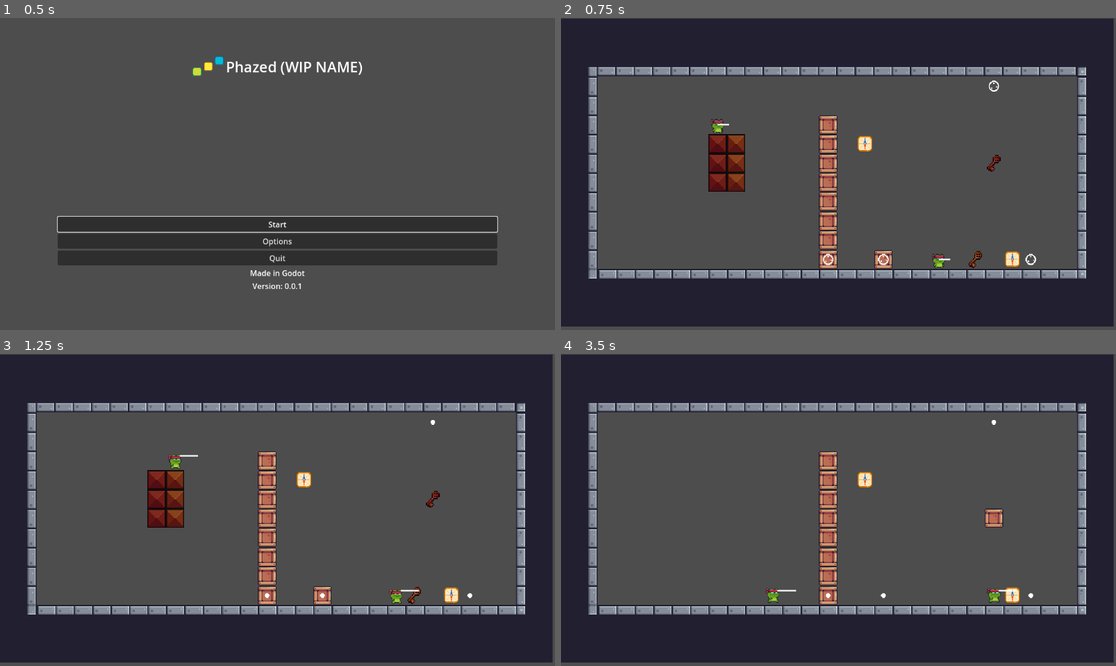
Above: before the commit, frames 1-4 (two rows, left to right).
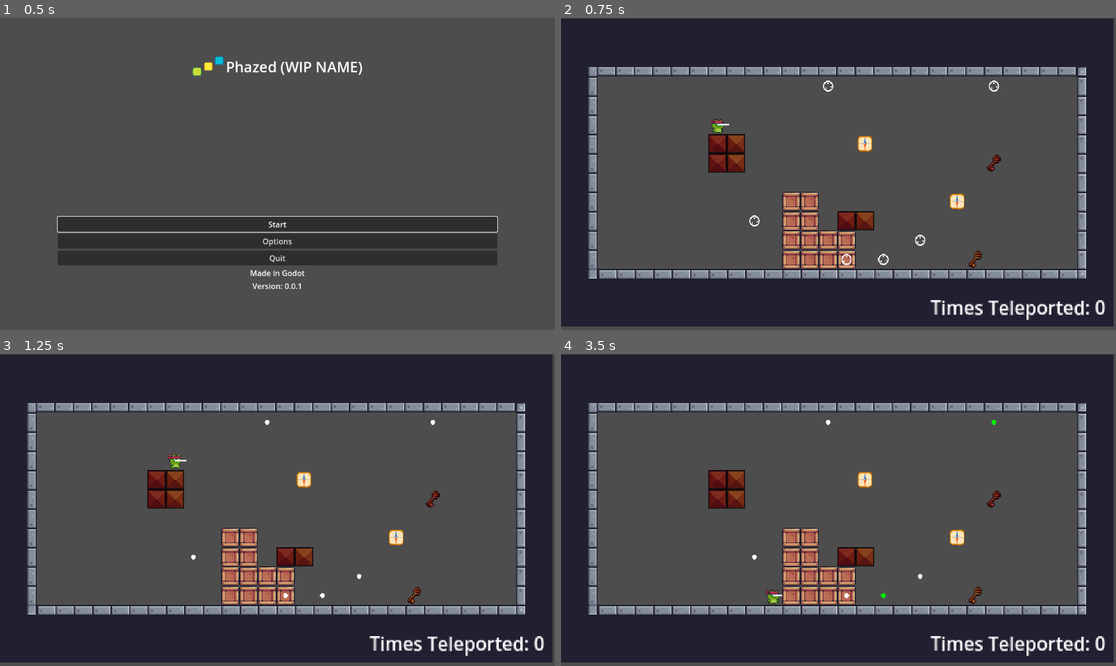
Above: after the commit, the same moments.

Repository: DoubleTrio/phazed
Game: Godot game, scene res://Scenes/Menu/main_menu.tscn
The game is run twice, just before and just after one commit, with the same random seed, the same clock (stepped at 60 frames per second) and the same inputs.
Inputs (mouse positions are in pixels of both pictures, inside the frame that each line leads up to):
- Up to frame 1 (0.5 s): no input
- Up to frame 2 (0.75 s): click "Start" at 0.5 s
- Up to frame 3 (1.25 s): no input
- Up to frame 4 (3.5 s): move the mouse to (827, 594) at 1.27 s; hold Right (right) 1.28-2.03 s; click (827, 594) at 1.42 s; move the mouse to (993, 422) at 2.02 s; hold Down (down) 2.03-2.78 s; click (993, 422) at 2.17 s; move the mouse to (882, 594) at 2.77 s; hold Right (right) from 2.78 s (still down); click (882, 594) at 2.92 s

Frame 1 is identical in both runs. In frame 2, 5.4% of the frame differs, in the area x 26-99%, y 20-97%; in frame 3, 5.4%; in frame 4, 6.0%, in the area x 26-99%, y 21-97%.

Commit message:
box pushing, teleporters work on fall

Diff:
--- a/Scenes/Entities/teleporter.tscn
+++ b/Scenes/Entities/teleporter.tscn
@@ -1,10 +1,13 @@
-[gd_scene load_steps=19 format=3 uid="uid://dp43g47q8jjmd"]
+[gd_scene load_steps=22 format=3 uid="uid://dp43g47q8jjmd"]
 
 [ext_resource type="Texture2D" uid="uid://8hq6lban1nqq" path="res://Assets/Free 2/Items/Fruits/Collected.png" id="1_6auhy"]
 [ext_resource type="Script" path="res://Scripts/Entities/teleporter.gd" id="1_mib8y"]
 [ext_resource type="Script" path="res://Scripts/Components/click_component.gd" id="3_q6643"]
 [ext_resource type="Script" path="res://Scripts/Components/toggle_component.gd" id="4_5g4cl"]
 [ext_resource type="Script" path="res://Scripts/Components/detect_area_component.gd" id="5_qgmpp"]
+[ext_resource type="Script" path="res://Scripts/Components/trigger_component.gd" id="6_katcj"]
+[ext_resource type="Script" path="res://Scripts/Events/EntityEvent/entity_event.gd" id="7_bcu6e"]
+[ext_resource type="Resource" uid="uid://bh45cwx6c0tgs" path="res://Scripts/Events/EntityEvent/Resources/check_teleporters_event.tres" id="8_katxu"]
 
 [sub_resource type="CircleShape2D" id="CircleShape2D_5ewn6"]
 radius = 7.07107
@@ -121,3 +124,8 @@
 [node name="DetectAreaComponent" type="Node" parent="." node_paths=PackedStringArray("entity")]
 script = ExtResource("5_qgmpp")
 entity = NodePath("..")
+
+[node name="TriggerComponent" type="Node" parent="."]
+script = ExtResource("6_katcj")
+trigger_scripts = Array[ExtResource("7_bcu6e")]([ExtResource("8_katxu")])
+count = 1
--- a/Scenes/Levels/level1.tscn
+++ b/Scenes/Levels/level1.tscn
@@ -251,7 +251,7 @@
 position = Vector2(159, 31)
 
 [node name="teleporter" parent="LevelScene/TeleportManager" instance=ExtResource("3_8ccsu")]
-position = Vector2(-176, 48)
+position = Vector2(-240, 16)
 
 [node name="teleporter2" parent="LevelScene/TeleportManager" instance=ExtResource("3_8ccsu")]
 position = Vector2(-32, -96)
@@ -260,43 +260,58 @@
 position = Vector2(-128, 48)
 
 [node name="teleporter4" parent="LevelScene/TeleportManager" instance=ExtResource("3_8ccsu")]
-position = Vector2(0, 48)
+position = Vector2(-96, 32)
+
+[node name="teleporter5" parent="LevelScene/TeleportManager" instance=ExtResource("3_8ccsu")]
+position = Vector2(-160, 48)
+
+[node name="teleporter6" parent="LevelScene/TeleportManager" instance=ExtResource("3_8ccsu")]
+position = Vector2(-176, -96)
+
+[node name="teleporter7" parent="LevelScene/TeleportManager" instance=ExtResource("3_8ccsu")]
+position = Vector2(-192, -224)
 
 [node name="Entities" type="Node2D" parent="LevelScene"]
 position = Vector2(159, 31)
 
+[node name="Box14" parent="LevelScene/Entities" instance=ExtResource("8_qr4iq")]
+position = Vector2(-160, 32)
+
+[node name="Box15" parent="LevelScene/Entities" instance=ExtResource("8_qr4iq")]
+position = Vector2(-160, 48)
+
+[node name="Box16" parent="LevelScene/Entities" instance=ExtResource("8_qr4iq")]
+position = Vector2(-176, 32)
+
+[node name="Box17" parent="LevelScene/Entities" instance=ExtResource("8_qr4iq")]
+position = Vector2(-176, 48)
+
 [node name="Character3" parent="LevelScene/Entities" instance=ExtResource("1_s7weo")]
 position = Vector2(-272, -64)
 
-[node name="Character" parent="LevelScene/Entities" instance=ExtResource("1_s7weo")]
-position = Vector2(-80, 48)
-
-[node name="Box" parent="LevelScene/Entities" instance=ExtResource("8_qr4iq")]
-position = Vector2(-176, 48)
-
-[node name="Box3" parent="LevelScene/Entities" instance=ExtResource("8_qr4iq")]
-position = Vector2(-176, 32)
-
-[node name="Box2" parent="LevelScene/Entities" instance=ExtResource("8_qr4iq")]
-position = Vector2(-176, 16)
+[node name="Box10" parent="LevelScene/Entities" instance=ExtResource("8_qr4iq")]
+position = Vector2(-192, 0)
+
+[node name="Box11" parent="LevelScene/Entities" instance=ExtResource("8_qr4iq")]
+position = Vector2(-192, 16)
+
+[node name="Box12" parent="LevelScene/Entities" instance=ExtResource("8_qr4iq")]
+position = Vector2(-208, 0)
+
+[node name="Box13" parent="LevelScene/Entities" instance=ExtResource("8_qr4iq")]
+position = Vector2(-208, 16)
 
 [node name="Box7" parent="LevelScene/Entities" instance=ExtResource("8_qr4iq")]
-position = Vector2(-176, 0)
+position = Vector2(-192, 32)
+
+[node name="Box6" parent="LevelScene/Entities" instance=ExtResource("8_qr4iq")]
+position = Vector2(-192, 48)
 
 [node name="Box8" parent="LevelScene/Entities" instance=ExtResource("8_qr4iq")]
-position = Vector2(-176, -32)
+position = Vector2(-208, 32)
 
 [node name="Box9" parent="LevelScene/Entities" instance=ExtResource("8_qr4iq")]
-position = Vector2(-176, -16)
-
-[node name="Box4" parent="LevelScene/Entities" instance=ExtResource("8_qr4iq")]
-position = Vector2(-128, 48)
-
-[node name="Box5" parent="LevelScene/Entities" instance=ExtResource("8_qr4iq")]
-position = Vector2(-176, -48)
-
-[node name="Box6" parent="LevelScene/Entities" instance=ExtResource("8_qr4iq")]
-position = Vector2(-176, -64)
+position = Vector2(-208, 48)
 
 [node name="Key2" parent="LevelScene/Entities" instance=ExtResource("10_8sy27")]
 position = Vector2(-48, 48)
@@ -314,7 +329,7 @@
 position = Vector2(-144, -48)
 
 [node name="GravitySwitch" parent="LevelScene/Temporary (Remove Later)" instance=ExtResource("15_m5s3y")]
-position = Vector2(-16, 48)
+position = Vector2(-64, 0)
 
 [node name="Battery" parent="LevelScene/Temporary (Remove Later)" instance=ExtResource("5_olpbs")]
 position = Vector2(112, 32)
@@ -330,7 +345,7 @@
 color_code = ExtResource("15_237pv")
 
 [node name="LockBlock5" parent="LevelScene/Blocks" instance=ExtResource("14_jgmc3")]
-position = Vector2(-97, 15)
+position = Vector2(15, 47)
 color_code = ExtResource("15_237pv")
 
 [node name="LockBlock6" parent="LevelScene/Blocks" instance=ExtResource("14_jgmc3")]
@@ -342,7 +357,7 @@
 color_code = ExtResource("11_vyrdb")
 
 [node name="LockBlock3" parent="LevelScene/Blocks" instance=ExtResource("14_jgmc3")]
-position = Vector2(-113, 15)
+position = Vector2(-1, 47)
 color_code = ExtResource("11_vyrdb")
 
 [node name="LockBlock2" parent="LevelScene/Blocks" instance=ExtResource("14_jgmc3")]
@@ -358,10 +373,10 @@
 
 [node name="StatsHud" parent="UI" instance=ExtResource("11_7krl3")]
 layout_mode = 1
-offset_left = 20.0
-offset_top = 104.0
-offset_right = 20.0
-offset_bottom = 104.0
+offset_left = -32.0
+offset_top = -48.0
+offset_right = -32.0
+offset_bottom = -48.0
 script = ExtResource("11_6dsmp")
 
 [node name="EndScreen" parent="UI" instance=ExtResource("2_ve6if")]
--- a/Scripts/Entities/character.gd
+++ b/Scripts/Entities/character.gd
@@ -1,4 +1,6 @@
 extends Entity
+
+class_name Character
 
 @export var tint_color: Color = Color.WHITE
 @onready var sprite: AnimatedSprite2D = $AnimatedSprite2D
--- a/Scripts/Events/EntityEvent/Resources/fall_event.tres
+++ /dev/null
@@ -1,8 +0,0 @@
-[gd_resource type="Resource" load_steps=2 format=3 uid="uid://dpdb6fk3jf2tu"]
-
-[ext_resource type="Script" path="res://Scripts/Events/EntityEvent/fall_event.gd" id="1_mwg0d"]
-
-[resource]
-script = ExtResource("1_mwg0d")
-fall_speed = 30.0
-priority = 1.0
--- a/Scripts/Events/EntityEvent/collect_key_event.gd
+++ b/Scripts/Events/EntityEvent/collect_key_event.gd
@@ -1,6 +1,7 @@
 extends EntityEvent
 
 func apply(owner: Entity, context: LevelContext):
+	print("TODO for KEY: Change the collider parameter so that only player can collect?")
 	if (owner.contains_component("IDComponent")):
 		LevelScene.instance.remove_entity(owner)
 		var id_component: IDComponent = owner.get_component("IDComponent") as IDComponent
--- a/Scripts/Events/EntityEvent/fall_event.gd
+++ /dev/null
@@ -1,40 +0,0 @@
-extends EntityEvent
-
-@export var fall_speed: float = 1.5;
-
-func apply(owner: Entity, context: LevelContext):
-
-	var gravity: Vector2 = LevelScene.instance.gravity
-	var grid_size: int = LevelScene.instance.grid_size
-	var sprite: AnimatedSprite2D
-
-	if (owner != null and owner.contains_component("RayCast2D")):
-
-		var raycast = owner.get_component("RayCast2D") as RayCast2D
-
-
-		if (owner.contains_component("AnimatedSprite2D")):
-			sprite = owner.get_component("AnimatedSprite2D") as AnimatedSprite2D
-
-		var max_check = 64
-		var tile_check = 1
-		#
-		## TODO: Check if the player hits any triggers while falling
-		while (tile_check < 64):
-			var end_position = gravity * grid_size * tile_check
-			raycast.target_position = end_position
-			raycast.force_raycast_update()
-			if raycast.is_colliding():
-				break
-			tile_check += 1
-		if (tile_check > 1):
-			#
-			var total_tiles_fall = tile_check - 1
-			#await level_scene.get_tree().create_timer(0.1).timeout
-			var tween = owner.create_tween()
-			tween.tween_property(owner, "position", owner.position + gravity * grid_size * total_tiles_fall, 1.0/fall_speed).set_trans(Tween.TRANS_CUBIC)
-			if (sprite != null):
-				sprite.play("fall", 2)
-			await tween.finished
-			if (sprite != null):
-				sprite.play("walk", 2)
--- a/Scripts/Events/EntityEvent/global_fall_event.gd
+++ b/Scripts/Events/EntityEvent/global_fall_event.gd
@@ -45,7 +45,7 @@
 @export var fall_speed: float = 16
 
 func apply(owner: Entity, context: LevelContext):
-	#print()
+	#print("GALL")
 	await LevelScene.instance.get_tree().create_timer(0.1).timeout
 	var gravity: Vector2 = LevelScene.instance.gravity
 	var columns = {}
@@ -92,8 +92,8 @@
 			if (entity != null):
 				fall_check_entity_group.append(entity)
 		await wait_all_finished_falling(fall_check_entity_group, context)
-		for entity: Entity in fall_check_entity_group:
-			await entity.try_activate_trigger(context)
+		#for entity: Entity in fall_check_entity_group:
+			#await entity.try_activate_trigger(context)
 		# Boolean to check everything has finished falling
 		#var finished_falling = []
 		#finished_falling.resize(len(fall_check_entity_group))
@@ -117,7 +117,9 @@
 				#
 				#if (entity.contains_component("AnimatedSprite2D")):
 					#sprite = entity.get_component("AnimatedSprite2D") as AnimatedSprite2D
-				#
+									#if (sprite != null):
+						#sprite.play("fall", 2)
+						#tw.tween_callback(func(): sprite.play("idle", 2))
 				#var raycast: RayCast2D = entity.get_component("RayCast2D")
 				#var max_check = 64
 				#var tile_check = 1
@@ -162,9 +164,13 @@
 		tw.set_trans(Tween.TRANS_LINEAR)
 		tw.set_parallel()
 		for entity: Entity in fall_check_entity_group:
-			#print(entity)
+
+
+
+
 			var raycast: RayCast2D = entity.get_component("RayCast2D")
-			var end_position = LevelScene.instance.gravity * LevelScene.instance.grid_size
+			raycast.position = Vector2(4, -4)
+			var end_position = raycast.position + LevelScene.instance.gravity * LevelScene.instance.grid_size
 			raycast.target_position = end_position
 			raycast.force_raycast_update()
 			if !raycast.is_colliding():
@@ -172,11 +178,18 @@
 			else:
 				count += 1
 
+			var sprite
+
+			if (entity.contains_component("AnimatedSprite2D")):
+				sprite = entity.get_component("AnimatedSprite2D") as AnimatedSprite2D
+
+				sprite.play("fall", 2)
+				tw.tween_callback(func(): sprite.play("idle", 2))
+
+
 		if count >= n:
 			break
 
-
-			#
 		tw.play()
 		await tw.finished
 		#
--- a/Scripts/Events/EntityEvent/self_move_event.gd
+++ b/Scripts/Events/EntityEvent/self_move_event.gd
@@ -5,15 +5,14 @@
 
 
 
-var raycast: RayCast2D
 var old_raycast_pos: Vector2
 var grid_size: int
 
 
 func apply(owner: Entity, context: LevelContext):
 	if (owner != null and owner.contains_component("RayCast2D") and owner.contains_component("AnimatedSprite2D") and owner.contains_component("DirectionComponent")):
-		raycast = owner.get_component("RayCast2D") as RayCast2D
-		old_raycast_pos = raycast.position
+		#raycast = owner.get_component("RayCast2D") as RayCast2D
+		#old_raycast_pos = raycast.position
 		grid_size = LevelScene.instance.grid_size
 
 		var line: Line2D = null
@@ -25,35 +24,62 @@
 		var sprite: AnimatedSprite2D = owner.get_component("AnimatedSprite2D") as AnimatedSprite2D
 		var direction_comp: DirectionComponent = owner.get_component("DirectionComponent") as DirectionComponent
 
+		var should_move = false
+		var move_dir = direction_comp.direction
+
+		if (can_move_in_direction(move_dir, owner)):
+			should_move = true
+		elif (can_move_in_direction(move_dir * -1, owner)):
+			should_move = true
+			direction_comp.flip_direction()
+		else:
+			sprite.play("idle", 2)
+
+		if should_move:
+			sprite.play("walk", 2)
+			var node = DFSNode.new(owner)
+			var result = dfs(node, direction_comp.direction)
+			var entities = result.map(func(node: DFSNode): return node.entity)
+			var tw = owner.create_tween()
+			tw.set_parallel()
+
+			for entity: Entity in entities:
+				tw.tween_property(entity, "position", entity.position + direction_comp.direction * LevelScene.instance.grid_size, 1.0/animation_speed)
+			tw.play()
+			await tw.finished
+					#
+			for entity: Entity in entities:
+				await entity.try_activate_trigger(context)
 
 
+					#if (should_move):
+			#
+			#var tween = owner.create_tween()
+			#tween.tween_property(owner, "position", owner.position + direction_comp.direction * grid_size, 1.0/animation_speed).set_trans(Tween.TRANS_SINE)
+			#sprite.play("walk", 2)
+			#await tween.finished
+			#await owner.try_activate_trigger(context)
+		#else:
+			#sprite.play("idle", 2)
+#		#if (raycast.is_colliding()):
+			#collider = raycast.get_collider()
+			#raycast.target_position = raycast.position + (-1 * direction_comp.direction) * grid_size
+			#raycast.force_raycast_update()
+			#if (!raycast.is_colliding()):
+				#should_move = true
+				#direction_comp.flip_direction()
+		#else:
+			#should_move = true
 
-		var should_move = false
-		var collider = null
-		var move_dir = direction_comp.direction
-
-
-
-
-
-		#print("PLAYER POS: ", owner.global_position)
-		#print(move_dir)
-
-#
-		#if (can_move_in_direction(move_dir)):
-#
 			#var node = DFSNode.new(old_raycast_pos, owner)
 			#var result = dfs(node, move_dir, context.gravity_direction)
 			#var x = result.map(func(x): return x.area)
-			#print(x)
 			#
-			##var tw = owner.new()
-#
 			#var tw = owner.create_tween()
 			#tw.set_parallel()
 #
 			#for area: Area2D in x:
-				#tw.tween_property(area, "position", area.position + direction_comp.direction *  level_scene.grid_size, 1.0/animation_speed)
+				#tw.tween_property(area, "position", area.position + direction_comp.direction * LevelScene.instance.grid_size, 1.0/animation_speed)
 			#tw.play()
 			#await tw.finished
 #
@@ -65,108 +91,81 @@
 
 
 #
-		raycast.position = Vector2(4, -4)
-		raycast.target_position = raycast.position + (direction_comp.direction * grid_size)
-
-		if (line != null):
-			line.clear_points()
-			line.add_point(Vector2(4, -4))
-			line.add_point(raycast.position + (direction_comp.direction * grid_size))
-
-		raycast.force_raycast_update()
-		if (raycast.is_colliding()):
-			collider = raycast.get_collider()
-			raycast.target_position = raycast.position + (-1 * direction_comp.direction) * grid_size
-			raycast.force_raycast_update()
-			if (!raycast.is_colliding()):
-				should_move = true
-				direction_comp.flip_direction()
-		else:
-			should_move = true
+#
+		#if (line != null):
+			#line.clear_points()
+			#line.add_point(Vector2(4, -4))
+			#line.add_point(raycast.position + (direction_comp.direction * grid_size))
 
 
-		if (should_move):
 
-			var tween = owner.create_tween()
-			tween.tween_property(owner, "position", owner.position + direction_comp.direction * grid_size, 1.0/animation_speed).set_trans(Tween.TRANS_SINE)
-			sprite.play("walk", 2)
-			await tween.finished
-			await owner.try_activate_trigger(context)
-			#if owner.has_recently_collided():
-				#var area: DetectAreaComponent = owner.last_collided
-				#if (area.entity.contains_component("TriggerComponent")):
-					#var trigger_component: TriggerComponent = area.entity.get_component("TriggerComponent") as TriggerComponent
-					#await trigger_component.trigger(area.entity, context)
+		#raycast.force_raycast_update()
+		#if (raycast.is_colliding()):
+			#collider = raycast.get_collider()
+			#raycast.target_position = raycast.position + (-1 * direction_comp.direction) * grid_size
+			#raycast.force_raycast_update()
+			#if (!raycast.is_colliding()):
+				#should_move = true
+				#direction_comp.flip_direction()
+		#else:
+			#should_move = true
+			#
 
-
-		else:
-			sprite.play("idle", 2)
+		#if (should_move):
+			#
+			#var tween = owner.create_tween()
+			#tween.tween_property(owner, "position", owner.position + direction_comp.direction * grid_size, 1.0/animation_speed).set_trans(Tween.TRANS_SINE)
+			#sprite.play("walk", 2)
+			#await tween.finished
+			#await owner.try_activate_trigger(context)
+		#else:
+			#sprite.play("idle", 2)
 
 
 # For moving boxes
 
 class DFSNode:
-	var location : Vector2
-	var area : Entity
+	var entity : Entity
 
-	func _init(location: Vector2, area: Entity):
-		self.location = location
-		self.area = area
+	func _init(entity: Entity):
+		self.entity = entity
 
-func dfs(start_node: DFSNode, direction: Vector2, gravity: Vector2):
+func dfs(start_node: DFSNode, direction: Vector2):
 	var to_move_stack = []
-
 	var stack = [start_node]
 	while stack.size() > 0:
-		var current = stack.pop_back()
-		#print("Visited:", current.location)
-		raycast.position = current.location
-		var target_positions = [current.location + (gravity * -1) * grid_size, current.location + (direction * grid_size)]
-		to_move_stack.append(current)
+		var node: DFSNode = stack.pop_back()
+		var curr_raycast: RayCast2D = node.entity.get_component("RayCast2D") as RayCast2D
+		curr_raycast.position = Vector2(4, -4)
+		var target_positions = [curr_raycast.position + (direction * grid_size), curr_raycast.position + (LevelScene.instance.gravity * -1) * grid_size]
 		for position: Vector2 in target_positions:
-			raycast.target_position = position
-			raycast.force_raycast_update()
+			curr_raycast.target_position = position
+			curr_raycast.force_raycast_update()
+			if (curr_raycast.is_colliding()):
+				var collider = curr_raycast.get_collider()
+				if (collider is Area2D and collider.is_in_group("Pushable")):
+					var new_node = DFSNode.new(collider)
+					stack.append(new_node)
+					if !can_move_in_direction(direction, new_node.entity):
+						break
+				else:
+					break
+		if can_move_in_direction(direction, node.entity):
+			to_move_stack.append(node)
 
-
-			print(raycast.position, " TO ", raycast.target_position)
-			if (raycast.is_colliding()):
-				var collider = raycast.get_collider()
-				print("Collider: ", collider)
-				if (collider is Area2D and collider.is_in_group("Pushable")):
-					var node = DFSNode.new(position, collider)
-					stack.append(node)
-				else:
-					pass
-					#print(collider)
-					#to_move_stack.append(current)
 	return to_move_stack
 
-func can_move_in_direction(direction: Vector2) -> bool:
+func can_move_in_direction(direction: Vector2, entity: Entity) -> bool:
+	var curr_raycast = entity.get_component("RayCast2D") as RayCast2D
 	var can_move = false
-	var offset = old_raycast_pos
+	curr_raycast.position = Vector2(4, -4)
+	curr_raycast.target_position = curr_raycast.position + (direction * LevelScene.instance.grid_size)
+	curr_raycast.force_raycast_update()
+	if curr_raycast.is_colliding():
+		var collider = curr_raycast.get_collider()
+		if collider is Entity and collider.is_in_group("Pushable"):
+			return can_move_in_direction(direction, collider)
+	else:
+		can_move = true
 
-	while true:
-		raycast.position = offset
-		raycast.target_position = offset + (direction * 8)
-		print(raycast.position, raycast.target_position)
-
-		# Trigger the raycast to check for collisions
-		raycast.force_raycast_update()
-
-		if raycast.is_colliding():
-			var collider = raycast.get_collider()
-
-			if collider is Area2D and collider.is_in_group("Pushable"):
-				# Move the raycast forward by 16 pixels in the given direction
-				offset += direction * 16
-				continue
-			else:
-
-				break
-		else:
-			can_move = true
-			break
-
-	# Reset raycast position to its initial state
-	raycast.position = old_raycast_pos
 	return can_move
--- a/Scripts/level_scene.gd
+++ b/Scripts/level_scene.gd
@@ -185,3 +185,6 @@
 func remove_block(block: Area2D):
 	blocks.erase(block)
 	block.queue_free()
+
+func wait(delay: float):
+	await self.get_tree().create_timer(delay).timeout
